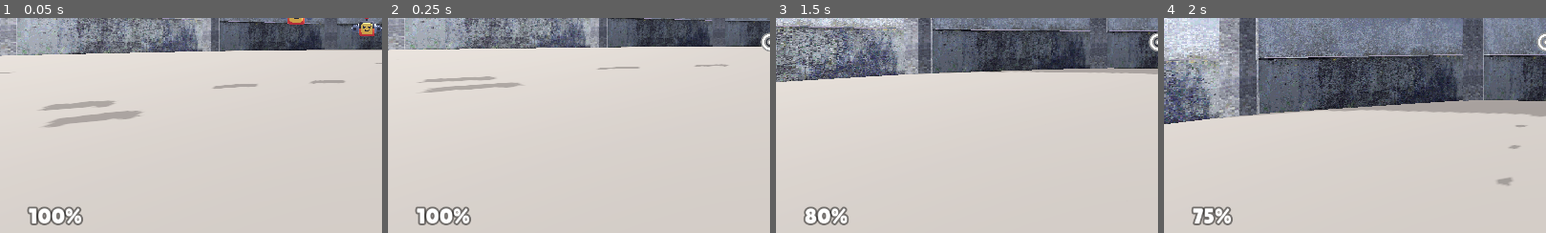
Above: before the commit, frames 1-4 (left to right).
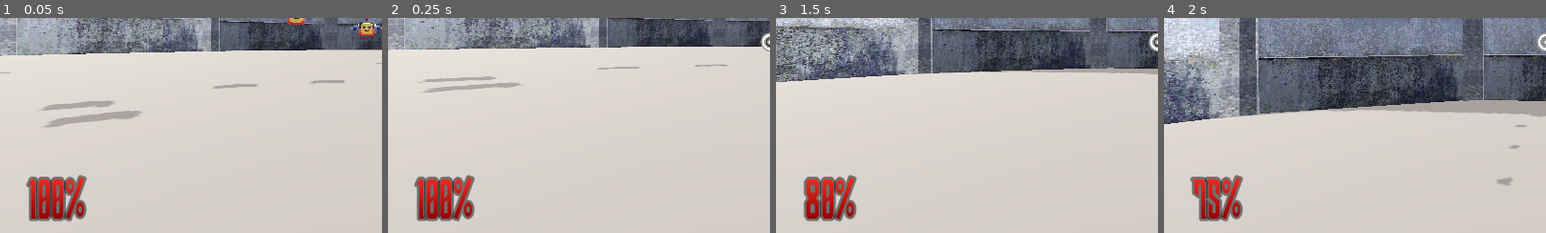
Above: after the commit, the same moments.

Repository: goob30/hackclub-haven
Game: Godot game, scene res://scenes/main.tscn
Two runs of this game, one before a commit and one after it. Both use one fixed random seed, a clock stepped at 60 frames per second and the inputs below.
Inputs (mouse positions are % of the whole screen's width and height, from its top left):
- Up to frame 1 (0.05 s): no input
- Up to frame 2 (0.25 s): no input
- Up to frame 3 (1.5 s): move the mouse to (55, 50) at 0.52 s; hold W (move_forward) from 0.53 s (still down); tap Shift (dash) at 0.6 s; tap Space (jump) at 0.77 s; move the mouse to (45, 50) at 1.27 s; click (45, 50) at 1.35 s
- Up to frame 4 (2 s): keep holding W (move_forward); tap Space (jump) at 1.52 s
The pictures show only the part of the screen within x 0-50%, y 44-94%; the shares and areas given below are measured in that part.

The runs differ from the first frame. In frame 1, 3.1% of the frame differs, in the area x 6-23%, y 72-97%; in frame 2, 3.1%; in frame 3, 2.7%; in frame 4, 2.5%.

Commit message:
Switch to Shadow of Xizor font with red gradient HUD text

Diff:
--- /dev/null
+++ b/fonts/text_gradient.gdshader
@@ -0,0 +1,16 @@
+shader_type canvas_item;
+
+uniform vec4 top_color : source_color = vec4(1.0, 0.1, 0.05, 1.0);
+uniform vec4 bottom_color : source_color = vec4(0.12, 0.0, 0.0, 1.0);
+uniform float text_height = 48.0;
+
+varying float local_y;
+
+void vertex() {
+	local_y = VERTEX.y;
+}
+
+void fragment() {
+	float t = clamp(local_y / text_height, 0.0, 1.0);
+	COLOR.rgb *= mix(top_color, bottom_color, t).rgb;
+}
--- a/project.godot
+++ b/project.godot
@@ -39,6 +39,11 @@
 [filesystem]
 
 import/blender/enabled=false
+
+[gui]
+
+theme/custom_font="res://fonts/shadow_of_xizor.ttf"
+
 
 [input]
 
--- a/scenes/main.tscn
+++ b/scenes/main.tscn
@@ -3,15 +3,23 @@
 [ext_resource type="Environment" uid="uid://jvmpkdwaeaq" path="res://scenes/main-environment.tres" id="1_q8fpv"]
 [ext_resource type="PackedScene" uid="uid://dl2ed4gkybggf" path="res://objects/player.tscn" id="2_elriq"]
 [ext_resource type="Script" uid="uid://by0qn28x1i1jj" path="res://scripts/hud.gd" id="3_s8mkj"]
-[ext_resource type="FontFile" uid="uid://biqtga8moh7ah" path="res://fonts/lilita_one_regular.ttf" id="3_w27de"]
+[ext_resource type="FontFile" path="res://fonts/shadow_of_xizor.ttf" id="3_w27de"]
 [ext_resource type="PackedScene" uid="uid://d2g78tpqbyf5g" path="res://objects/enemy.tscn" id="8_7ty2f"]
 [ext_resource type="Script" uid="uid://br361ke8qrs4e" path="res://arena/coliseum.gd" id="12_coliseum"]
 [ext_resource type="Script" uid="uid://cqx6ijrryh85q" path="res://scripts/enemy_spawner.gd" id="13_spawner"]
 
+[ext_resource type="Shader" path="res://fonts/text_gradient.gdshader" id="4_grad"]
+
+[sub_resource type="ShaderMaterial" id="ShaderMaterial_grad"]
+shader = ExtResource("4_grad")
+shader_parameter/top_color = Color(1, 0.2, 0.15, 1)
+shader_parameter/bottom_color = Color(0.55, 0, 0.02, 1)
+shader_parameter/text_height = 85.0
+
 [sub_resource type="LabelSettings" id="LabelSettings_fpmwk"]
 font = ExtResource("3_w27de")
-font_size = 36
-outline_size = 12
+font_size = 72
+outline_size = 16
 outline_color = Color(0, 0, 0, 0.470588)
 
 [node name="Main" type="Node3D" unique_id=1176673032]
@@ -47,13 +55,14 @@
 
 [node name="Health" type="Label" parent="HUD" unique_id=212586905]
 offset_left = 48.0
-offset_top = 627.0
+offset_top = 575.0
 offset_right = 138.0
 offset_bottom = 672.0
 size_flags_horizontal = 0
 size_flags_vertical = 8
 text = "100%"
 label_settings = SubResource("LabelSettings_fpmwk")
+material = SubResource("ShaderMaterial_grad")
 vertical_alignment = 2
 
 [node name="Enemies" type="Node" parent="." unique_id=2021581775 node_paths=PackedStringArray("player")]
--- a/scripts/hud.gd
+++ b/scripts/hud.gd
@@ -1,6 +1,7 @@
 extends CanvasLayer
 
 var combo_label: Label
+var _combo_tween: Tween
 
 const CYL_SIZE := 160.0
 const BULLET_SIZE := 38.0
@@ -50,7 +51,11 @@
 	combo_label = Label.new()
 	combo_label.name = "Combo"
 	combo_label.label_settings = health_label.label_settings
-	combo_label.position = health_label.position + Vector2(0, -50)
+	var combo_mat := (health_label.material as ShaderMaterial).duplicate() as ShaderMaterial
+	combo_mat.set_shader_parameter("top_color", Color(1.0, 0.85, 0.2))
+	combo_mat.set_shader_parameter("bottom_color", Color(0.9, 0.1, 0.0))
+	combo_label.material = combo_mat
+	combo_label.position = health_label.position + Vector2(0, -105)
 	combo_label.visible = false
 	add_child(combo_label)
 
@@ -76,8 +81,17 @@
 	$Health.text = str(health) + "%"
 
 func _on_combo_changed(combo: int):
-	combo_label.text = "x" + str(combo) + " COMBO"
-	combo_label.visible = combo > 0
+	if _combo_tween:
+		_combo_tween.kill()
+	combo_label.modulate.a = 1.0
+	if combo > 0:
+		combo_label.text = "x" + str(combo) + " COMBO"
+		combo_label.visible = true
+		return
+	_combo_tween = create_tween().set_ignore_time_scale(true)
+	_combo_tween.tween_interval(1.5)
+	_combo_tween.tween_property(combo_label, "modulate:a", 0.0, 0.5)
+	_combo_tween.tween_callback(combo_label.hide)
 
 func _build_ammo() -> void:
 	_ammo_root = Control.new()
Not shown, removed: fonts/license.txt
Binary file removed: fonts/lilita_one_regular.ttf
Binary file added: fonts/shadow_of_xizor.ttf
Not shown, changed: fonts/shadow_of_xizor.ttf.import
Not shown, added: fonts/text_gradient.gdshader.uid
